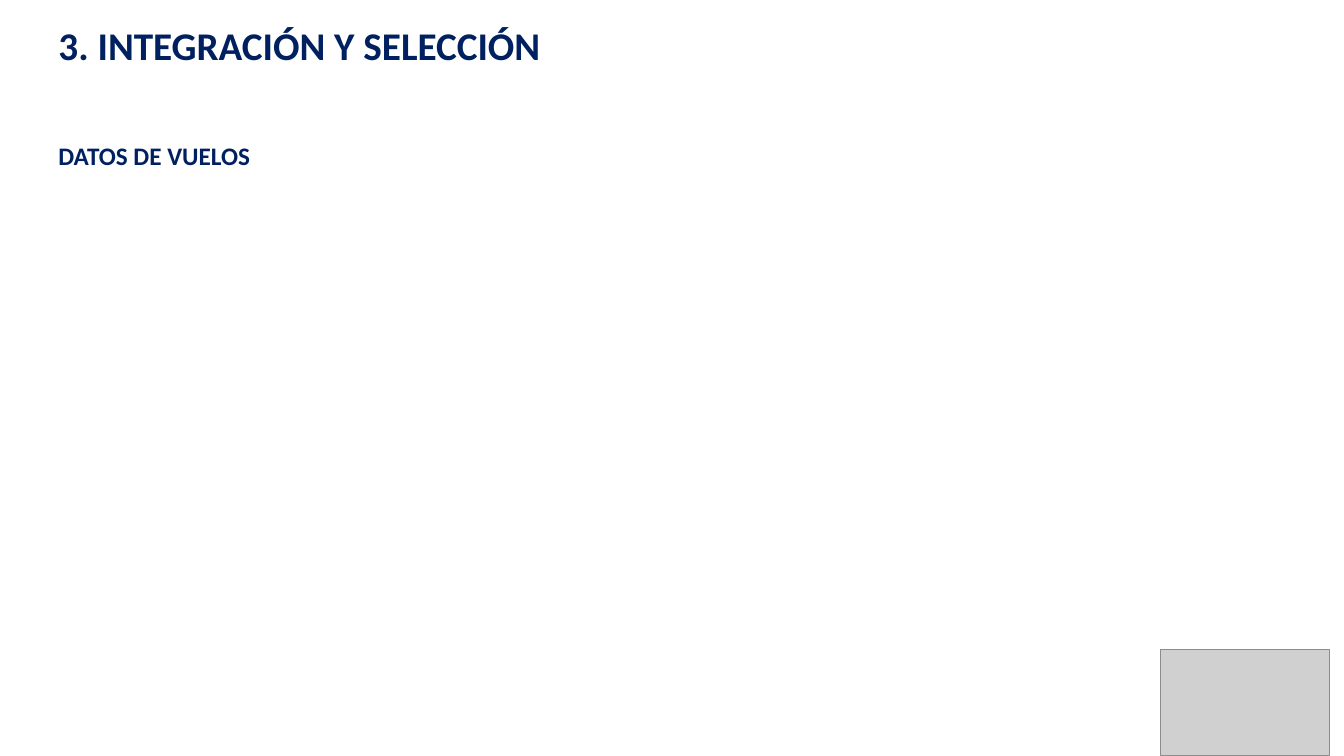
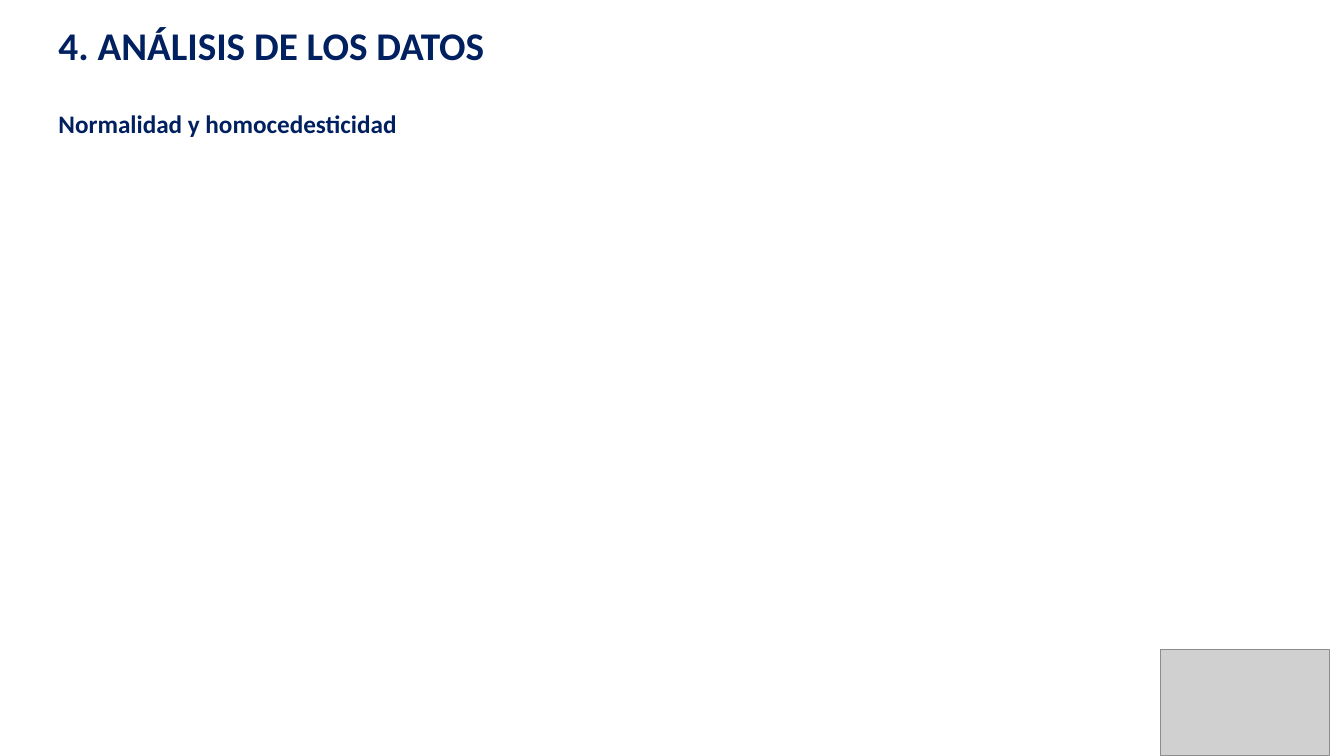
Before and after one commit to guiruha/DataCleaningUOC, a slide deck: slide 11 of Memoria_pres.pptx. Drawn at 1344x756 pixels with LibreOffice and Linux fonts; fonts in the diff are those of the drawing; grey boxes stand for pictures. Boxes give left, top, right and bottom in pixels: in the first picture for what was removed or moved away, otherwise in the second. Text is boxed around its words. In the diff, an @@ line names an element or a change of style, - is before the commit and + after.

```diff
--- a/Memoria_pres.pptx
+++ b/Memoria_pres.pptx
@@ text at [58,27,484,61]: text changed @@
-3. INTEGRACIÓN Y SELECCIÓN
+4. ANÁLISIS DE LOS DATOS
@@ text at [58,115,396,137]: text changed @@
-DATOS DE VUELOS
+Normalidad y homocedesticidad
```
Also in this commit, not shown: 1 other slide changed, 3 slides added, 2 slides removed.
